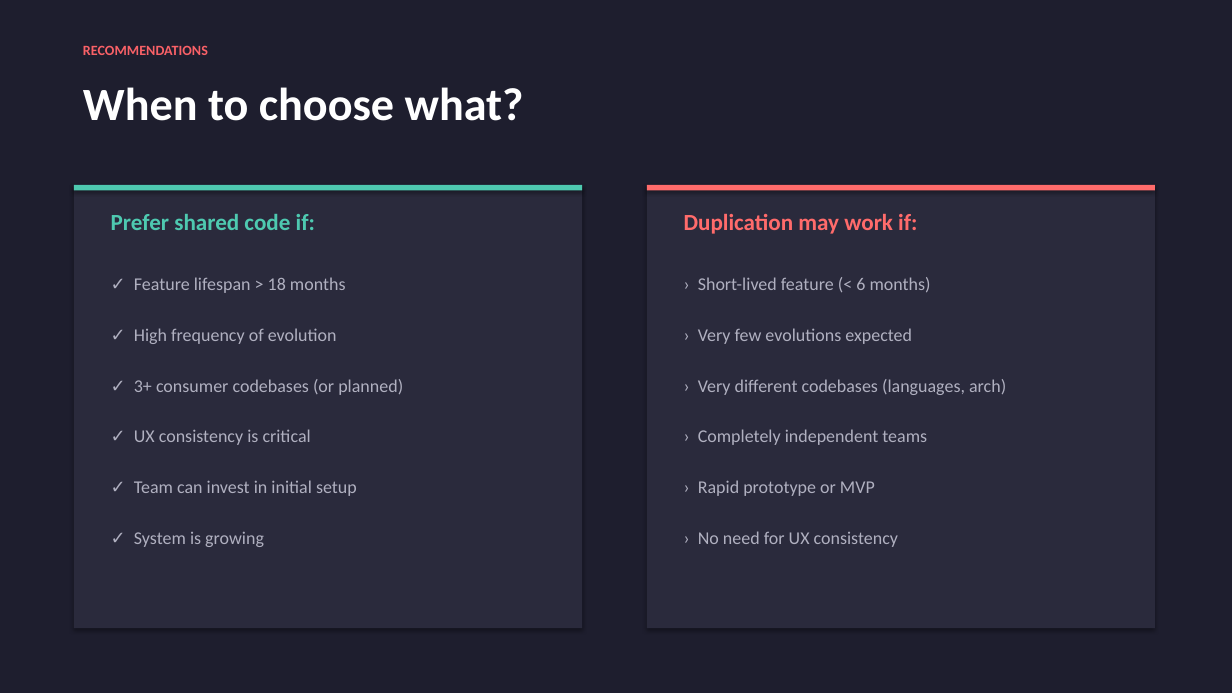
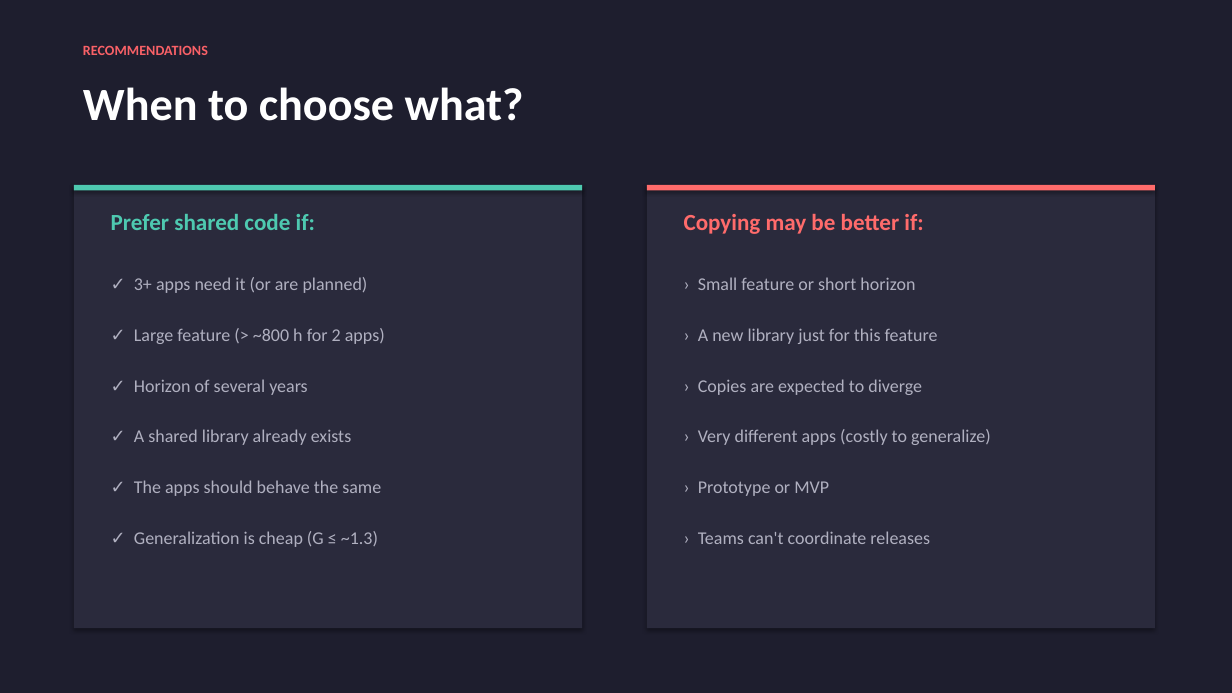
Before and after one commit to xeewi/noMigrationCost, a slide deck: slide 12 of docs/Feature-Cost-Shared-vs-Duplicated.pptx. Drawn at 1232x693 pixels with LibreOffice and Linux fonts; fonts in the diff are those of the drawing. Boxes give left, top, right and bottom in pixels: in the first picture for what was removed or moved away, otherwise in the second. Text is boxed around its words. In the diff, an @@ line names an element or a change of style, - is before the commit and + after.

```diff
--- a/docs/Feature-Cost-Shared-vs-Duplicated.pptx
+++ b/docs/Feature-Cost-Shared-vs-Duplicated.pptx
@@ text at [684,213,923,234]: text changed @@
-Duplication may work if:
+Copying may be better if:
@@ text at [134,277,368,293]: text changed @@
-✓ Feature lifespan > 18 months
+✓ 3+ apps need it (or are planned)
@@ text at [698,277,915,290]: text changed @@
-› Short-lived feature (< 6 months)
+› Small feature or short horizon
@@ text at [134,328,385,344]: text changed @@
-✓ High frequency of evolution
+✓ Large feature (> ~800 h for 2 apps)
@@ text at [698,328,938,344]: text changed @@
-› Very few evolutions expected
+› A new library just for this feature
@@ text at [134,379,307,395]: text changed @@
-✓ 3+ consumer codebases (or planned)
+✓ Horizon of several years
@@ text at [698,379,922,395]: text changed @@
-› Very different codebases (languages, arch)
+› Copies are expected to diverge
@@ text at [134,429,352,445]: text changed @@
-✓ UX consistency is critical
+✓ A shared library already exists
@@ text at [698,429,991,445]: text changed @@
-› Completely independent teams
+› Very different apps (costly to generalize)
@@ text at [134,480,381,496]: text changed @@
-✓ Team can invest in initial setup
+✓ The apps should behave the same
@@ text at [698,481,829,496]: text changed @@
-› Rapid prototype or MVP
+› Prototype or MVP
@@ text at [134,531,378,547]: text changed @@
-✓ System is growing
+✓ Generalization is cheap (G ≤ ~1.3)
@@ text at [698,531,930,544]: text changed @@
-› No need for UX consistency
+› Teams can't coordinate releases
```
Also in this commit, not shown: 9 other slides changed, 2 slides added, 2 slides removed, 4 other files.
